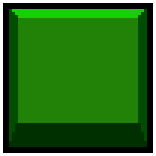
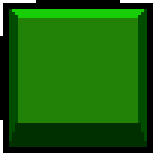
Layer changes from the first 156×156 image to the second:
showed "图层 1" over (0, 0, 120, 120)
